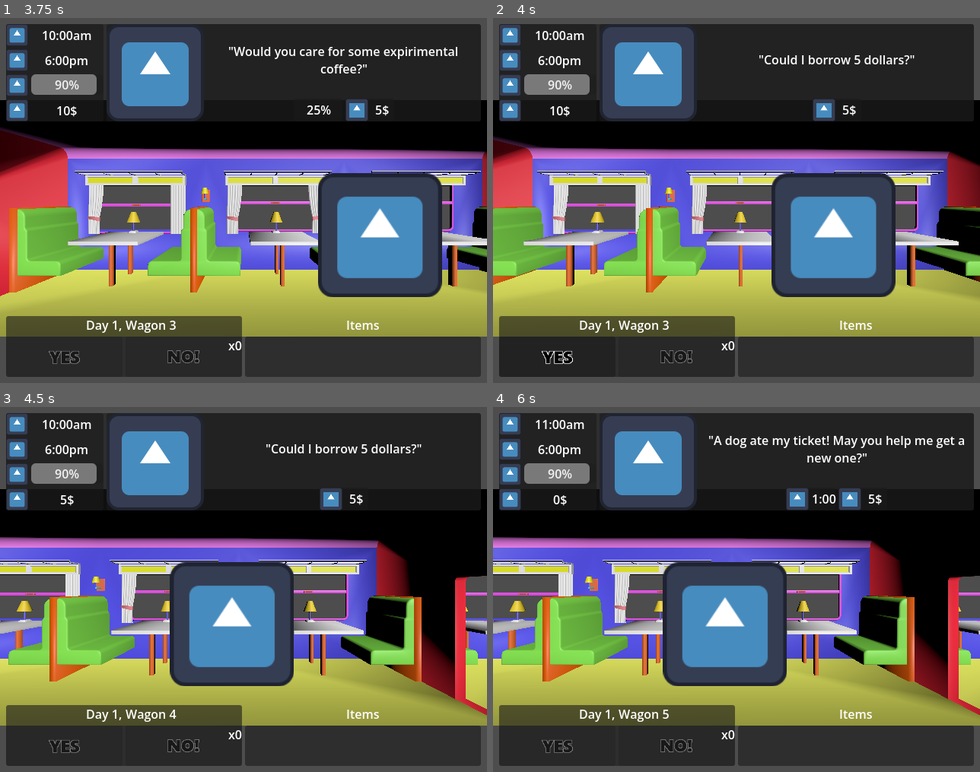
Above: before the commit, frames 1-4 (two rows, left to right).
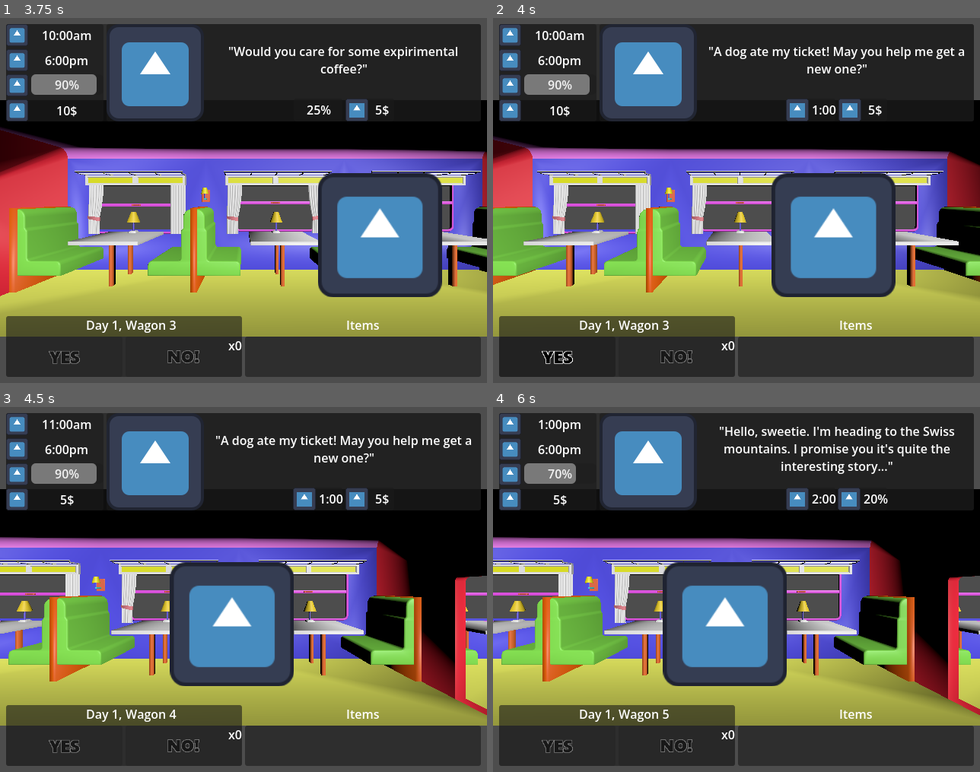
Above: after the commit, the same moments.

Repository: Smg065/WGJ2026
Game: Godot game, scene res://Scenes/MainMenu.tscn
Two runs of this game, one before a commit and one after it. Both use one fixed random seed, a clock stepped at 60 frames per second and the inputs below. The engine's default icon, where the game draws it, is replaced by a stand-in: a white triangle on a blue panel in a dark square.
Inputs (mouse positions are in pixels of both pictures, inside the frame that each line leads up to):
- Up to frame 1 (3.75 s): click "Play" at 0.5 s; click (63, 357) at 1.25 s; click "x1" at 2.75 s
- Up to frame 2 (4 s): no input
- Up to frame 3 (4.5 s): click (63, 746) at 4.25 s
- Up to frame 4 (6 s): click (556, 746) at 5.75 s

Frame 1 is identical in both runs. In frame 2, 1.9% of the frame differs, in the area x 44-97%, y 7-29%; in frame 3, 2.0%; in frame 4, 2.5%, in the area x 8-97%, y 3-29%.

Commit message:
TasksUpdate

Diff:
--- /dev/null
+++ b/Resources/Requests/AnvilPassanger.tres
@@ -0,0 +1,10 @@
+[gd_resource type="Resource" script_class="CharacterRequest" format=3 uid="uid://bi8bo05we0gxx"]
+
+[ext_resource type="Script" uid="uid://crmyuhxtt7onq" path="res://Scripts/CharacterRequest.gd" id="1_opq0m"]
+
+[resource]
+script = ExtResource("1_opq0m")
+dialogueEn = "\"Excuse me! I would like help storing my anvils.\""
+energyCost = 40
+minDay = 3
+metadata/_custom_type_script = "uid://crmyuhxtt7onq"
--- /dev/null
+++ b/Resources/Requests/BorrowMoney6.tres
@@ -0,0 +1,19 @@
+[gd_resource type="Resource" script_class="CharacterRequest" format=3 uid="uid://cq4alfyx0bfqq"]
+
+[ext_resource type="Texture2D" uid="uid://duy0mimcue85a" path="res://icon.svg" id="1_3262p"]
+[ext_resource type="Script" uid="uid://crmyuhxtt7onq" path="res://Scripts/CharacterRequest.gd" id="2_riomx"]
+
+[resource]
+script = ExtResource("2_riomx")
+dialogueEn = "\"I have your 20 dollars!.. Yes, I DID lose my wallet again, how did you know?\""
+tagWhitelist = Array[String](["Borrow5"])
+tagBlacklist = Array[String](["Borrow6"])
+yesTags = Array[String](["Borrow6"])
+energyCost = 15
+timeCost = 3
+moneyCost = -20
+charWagon = ExtResource("1_3262p")
+charProfile = ExtResource("1_3262p")
+charYes = ExtResource("1_3262p")
+charNo = ExtResource("1_3262p")
+metadata/_custom_type_script = "uid://crmyuhxtt7onq"
--- /dev/null
+++ b/Resources/Requests/BorrowMoney7.tres
@@ -0,0 +1,18 @@
+[gd_resource type="Resource" script_class="CharacterRequest" format=3 uid="uid://15xxsuu23fln"]
+
+[ext_resource type="Texture2D" uid="uid://duy0mimcue85a" path="res://icon.svg" id="1_6owbm"]
+[ext_resource type="Script" uid="uid://crmyuhxtt7onq" path="res://Scripts/CharacterRequest.gd" id="2_ttqgg"]
+
+[resource]
+script = ExtResource("2_ttqgg")
+dialogueEn = "\"I need 50 50 dollars. Please.\""
+tagWhitelist = Array[String](["Borrow6"])
+tagBlacklist = Array[String](["Borrow7"])
+yesTags = Array[String](["Borrow7"])
+timeCost = 0
+moneyCost = -50
+charWagon = ExtResource("1_6owbm")
+charProfile = ExtResource("1_6owbm")
+charYes = ExtResource("1_6owbm")
+charNo = ExtResource("1_6owbm")
+metadata/_custom_type_script = "uid://crmyuhxtt7onq"
--- /dev/null
+++ b/Resources/Requests/BorrowMoney8.tres
@@ -0,0 +1,18 @@
+[gd_resource type="Resource" script_class="CharacterRequest" format=3 uid="uid://b8h6fxo78ak3q"]
+
+[ext_resource type="Texture2D" uid="uid://duy0mimcue85a" path="res://icon.svg" id="1_354vm"]
+[ext_resource type="Script" uid="uid://crmyuhxtt7onq" path="res://Scripts/CharacterRequest.gd" id="2_r7ebh"]
+
+[resource]
+script = ExtResource("2_r7ebh")
+dialogueEn = "\"I need 50 50 dollars. Please.\""
+tagWhitelist = Array[String](["Borrow6"])
+tagBlacklist = Array[String](["Borrow7"])
+yesTags = Array[String](["Borrow7"])
+timeCost = 0
+moneyCost = -50
+charWagon = ExtResource("1_354vm")
+charProfile = ExtResource("1_354vm")
+charYes = ExtResource("1_354vm")
+charNo = ExtResource("1_354vm")
+metadata/_custom_type_script = "uid://crmyuhxtt7onq"
--- a/Resources/Requests/MadScientist2.tres
+++ b/Resources/Requests/MadScientist2.tres
@@ -9,4 +9,5 @@
 tagBlacklist = Array[String](["MadScience2"])
 yesTags = Array[String](["MadScience2"])
 energyCost = 30
+minDay = 2
 metadata/_custom_type_script = "uid://crmyuhxtt7onq"
--- a/Resources/Requests/MadScientist3.tres
+++ b/Resources/Requests/MadScientist3.tres
@@ -8,4 +8,5 @@
 tagWhitelist = Array[String](["MadScience2"])
 energyCost = 40
 timeCost = 2
+minDay = 3
 metadata/_custom_type_script = "uid://crmyuhxtt7onq"
--- /dev/null
+++ b/Resources/Requests/Painter.tres
@@ -0,0 +1,10 @@
+[gd_resource type="Resource" script_class="CharacterRequest" format=3 uid="uid://dgh7gh3w7dqct"]
+
+[ext_resource type="Script" uid="uid://crmyuhxtt7onq" path="res://Scripts/CharacterRequest.gd" id="1_m4lqm"]
+
+[resource]
+script = ExtResource("1_m4lqm")
+dialogueEn = "\"I could use help watching this paint dry.\""
+timeCost = 4
+minDay = 3
+metadata/_custom_type_script = "uid://crmyuhxtt7onq"
